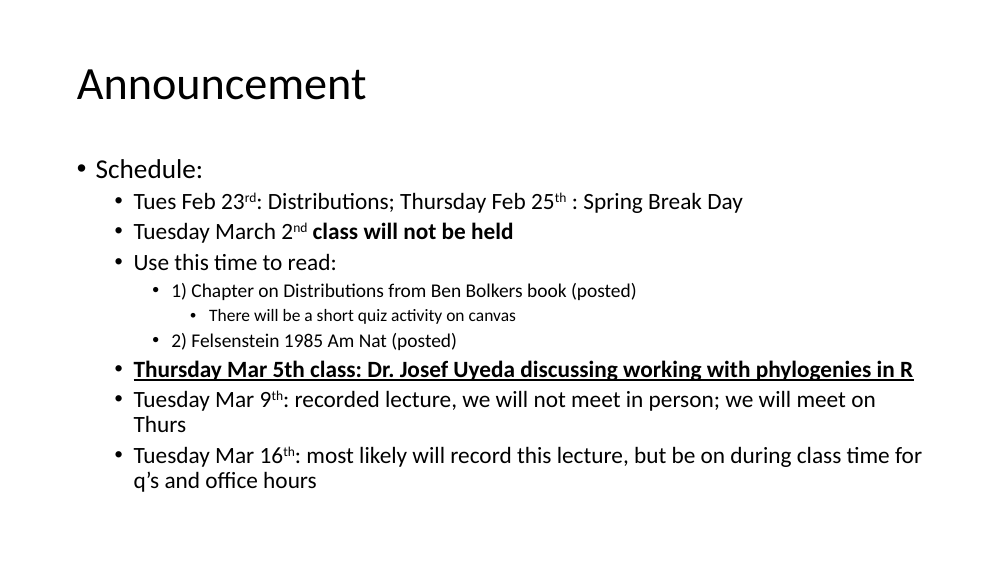
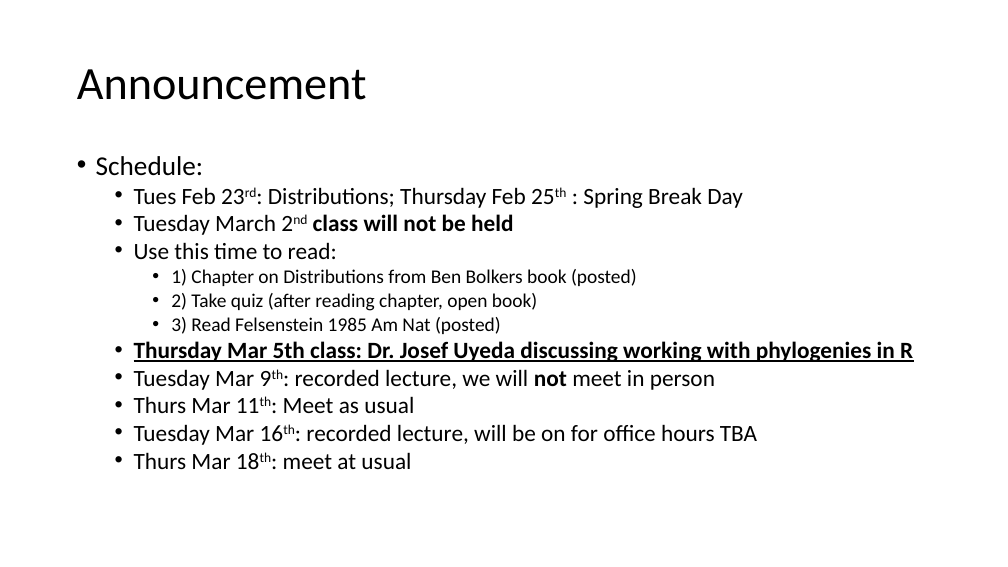
Before and after one commit to VTQuantMethodsEEB/klangwig, a slide deck: slide 2 of lectures/week_5_tests/le_5_tests.pptx. Drawn at 1008x567 pixels with LibreOffice and Linux fonts; fonts in the diff are those of the drawing. Boxes give left, top, right and bottom in pixels: in the first picture for what was removed or moved away, otherwise in the second. Text is boxed around its words. In the diff, an @@ line names an element or a change of style, - is before the commit and + after.

Commit message:
updated week 6 distributions

```diff
--- a/lectures/week_5_tests/le_5_tests.pptx
+++ b/lectures/week_5_tests/le_5_tests.pptx
@@ text at (x1=96, y1=156, x2=913, y2=362): line spacing 0.9 to 0.8 @@
@@ text at (x1=171, y1=293, x2=537, y2=334): text changed; size 16.6 to 18.5 pt @@
-      • There will be a short quiz activity on canvas
-    • 2) Felsenstein 1985 Am Nat (posted)
+    • 2) Take quiz (after reading chapter, open book)
+    • 3) Read Felsenstein 1985 Am Nat (posted)
@@ text at (x1=134, y1=369, x2=757, y2=469): text changed @@
-  • Tuesday Mar 9th: recorded lecture, we will not meet in person; we will meet on Thurs
-  • Tuesday Mar 16th: most likely will record this lecture, but be on during class time for q’s and office hours
+  • Tuesday Mar 9th: recorded lecture, we will not meet in person
+  • Thurs Mar 11th: Meet as usual
+  • Tuesday Mar 16th: recorded lecture, will be on for office hours TBA
+  • Thurs Mar 18th: meet at usual
```
Also in this commit, not shown: 5 other files.
